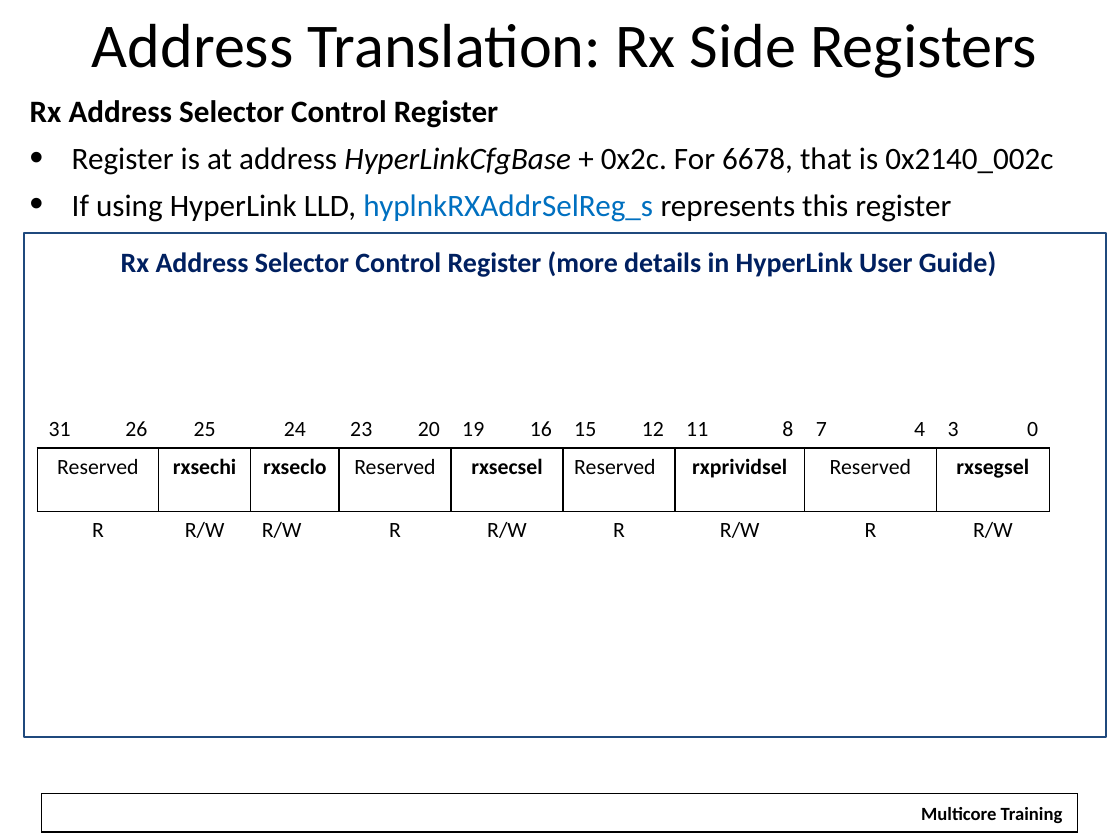
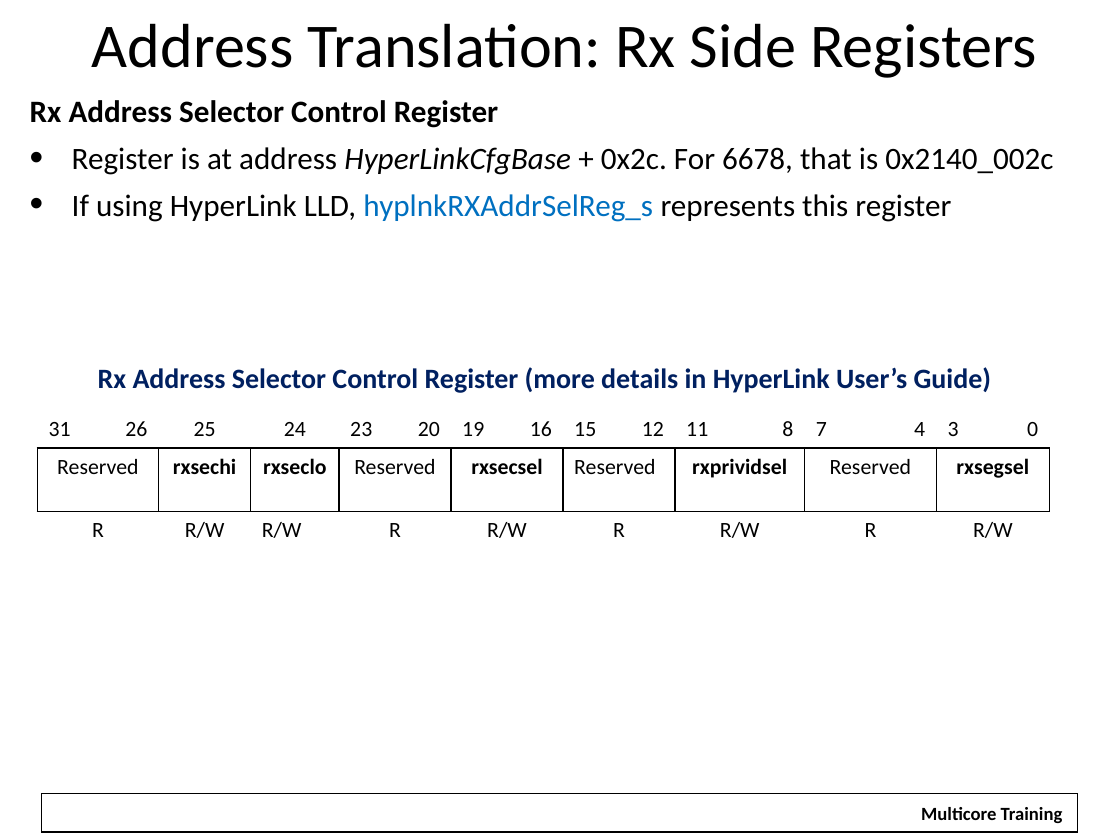
Before and after one commit to hari1989/keystone-workshop, a slide deck: slide 22 of slides/Intro to Hyperlink.pptx (slide 23 before the commit). Drawn at 1120x840 pixels with LibreOffice and Linux fonts; fonts in the diff are those of the drawing; background and template pictures are left out. Boxes give left, top, right and bottom in pixels: in the first picture for what was removed or moved away, otherwise in the second. Text is boxed around its words. In the diff, an @@ line names an element or a change of style, - is before the commit and + after.

```diff
--- a/slides/Intro to Hyperlink.pptx
+++ b/slides/Intro to Hyperlink.pptx
@@ rectangle removed at bbox=[24, 233, 1107, 737] @@
@@ text at bbox=[98, 367, 991, 393]: text changed @@
-Rx Address Selector Control Register (more details in HyperLink User Guide)
+Rx Address Selector Control Register (more details in HyperLink User’s Guide)
```
Also in this commit, not shown: 18 other slides changed, 1 slide removed.
